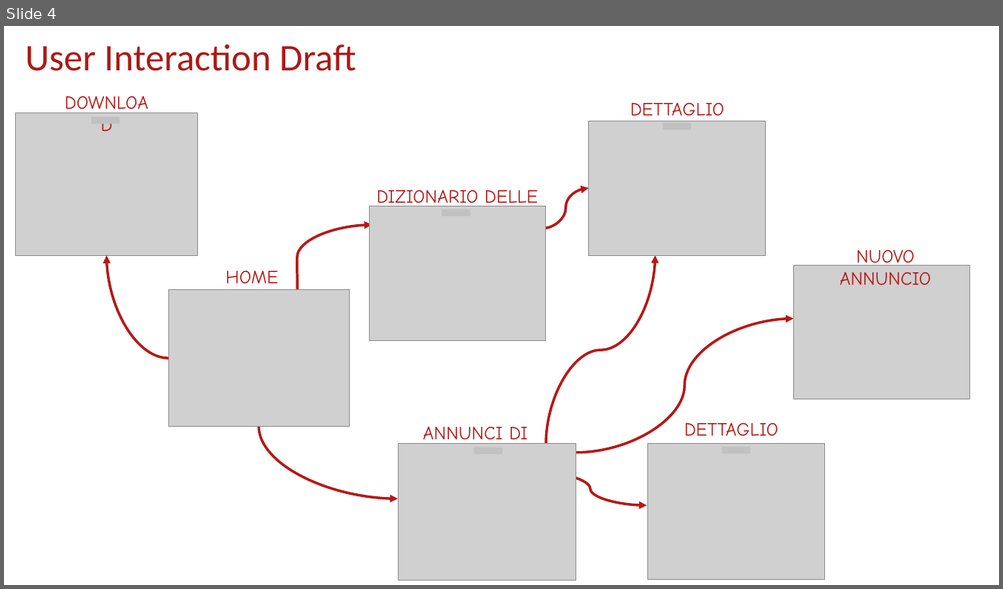
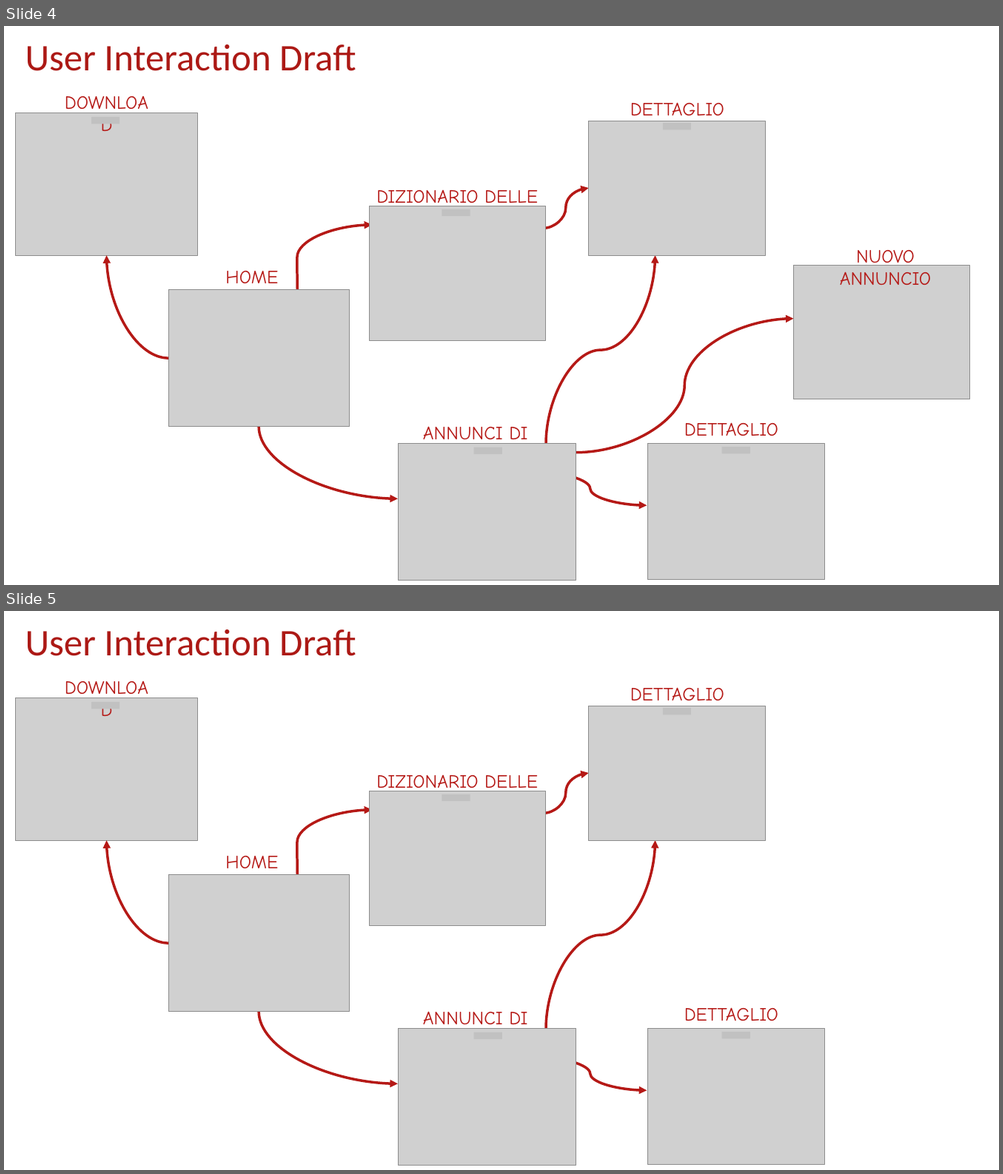
Before and after one commit to annagoku/Semantic-Web, a slide deck: User-System_Interacion.pptx. Shown one above the other, each under a label of ours: slide 4 before the commit, slides 4 and 5 after it. The pictures are 1003x589 and 1003x1174 pixels, drawn with LibreOffice and Linux fonts; fonts in the diff are those of the drawing; grey boxes stand for pictures. Boxes give left, top, right and bottom in pixels: in the first picture for what was removed or moved away, otherwise in the second. Text is boxed around its words. In the diff, an @@ line names an element or a change of style, - is before the commit and + after.

```diff
--- a/User-System_Interacion.pptx
+++ b/User-System_Interacion.pptx
@@ slide 5 added at (4, 611, 999, 1170), background #FFFFFF @@
@@ text added at (25, 629, 356, 656), 36.3 pt, text #AC1915 @@
+User Interaction Draft
@@ text added at (53, 672, 162, 702), 18.1 pt, text #B51916 @@
+DOWNLOAD
@@ picture added at (15, 698, 198, 841) @@
@@ text added at (630, 687, 724, 730), 18.1 pt, text #B51916 @@
+  DETTAGLIO RAZZA
@@ rectangle added at (91, 702, 119, 709), fill #C1C1C1 @@
@@ picture added at (588, 706, 765, 841) @@
@@ rectangle added at (663, 708, 691, 715), fill #C1C1C1 @@
@@ text added at (376, 775, 538, 795), 18.1 pt, text #B51916 @@
+DIZIONARIO DELLE RAZZE
@@ curved arrow added from (543, 813) to (588, 773), #B51916 2.5 pt @@
@@ curved arrow added from (297, 875) to (372, 810), #B51916 2.5 pt @@
@@ picture added at (369, 791, 546, 925) @@
@@ rectangle added at (442, 795, 470, 801), fill #C1C1C1 @@
@@ curved arrow added from (168, 944) to (106, 841), #B51916 2.5 pt @@
@@ curved arrow added from (546, 1031) to (655, 841), #B51916 2.5 pt @@
@@ picture added at (168, 875, 349, 1011) @@
@@ text added at (225, 856, 278, 898), 18.1 pt, text #B51916 @@
+HOME PAGE
@@ text added at (684, 1008, 778, 1029), 18.1 pt, text #B51916 @@
+DETTAGLIO ANNUNCIO
@@ curved arrow added from (259, 1011) to (398, 1084), #B51916 2.5 pt @@
@@ picture added at (398, 1029, 575, 1165) @@
@@ text added at (423, 1011, 527, 1054), 18.1 pt, text #B51916 @@
+ANNUNCI DI VENDITA
@@ picture added at (647, 1029, 824, 1165) @@
@@ rectangle added at (722, 1032, 750, 1039), fill #C1C1C1 @@
@@ rectangle added at (474, 1033, 503, 1039), fill #C1C1C1 @@
@@ curved arrow added from (533, 1057) to (646, 1091), #B51916 2.5 pt @@
```
Also in this commit, not shown: 16 other files.
